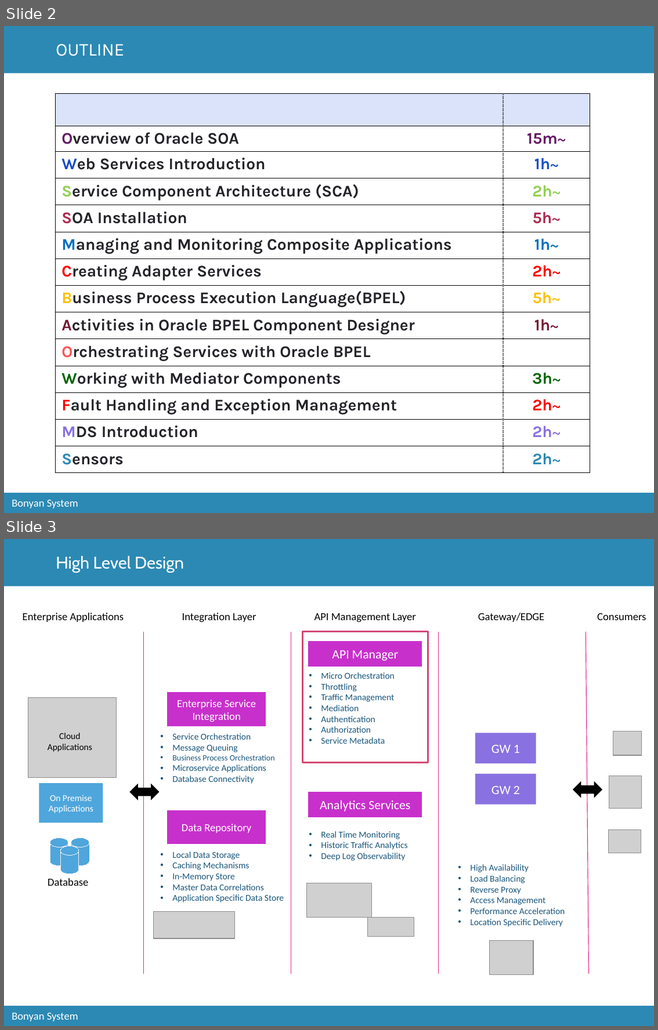
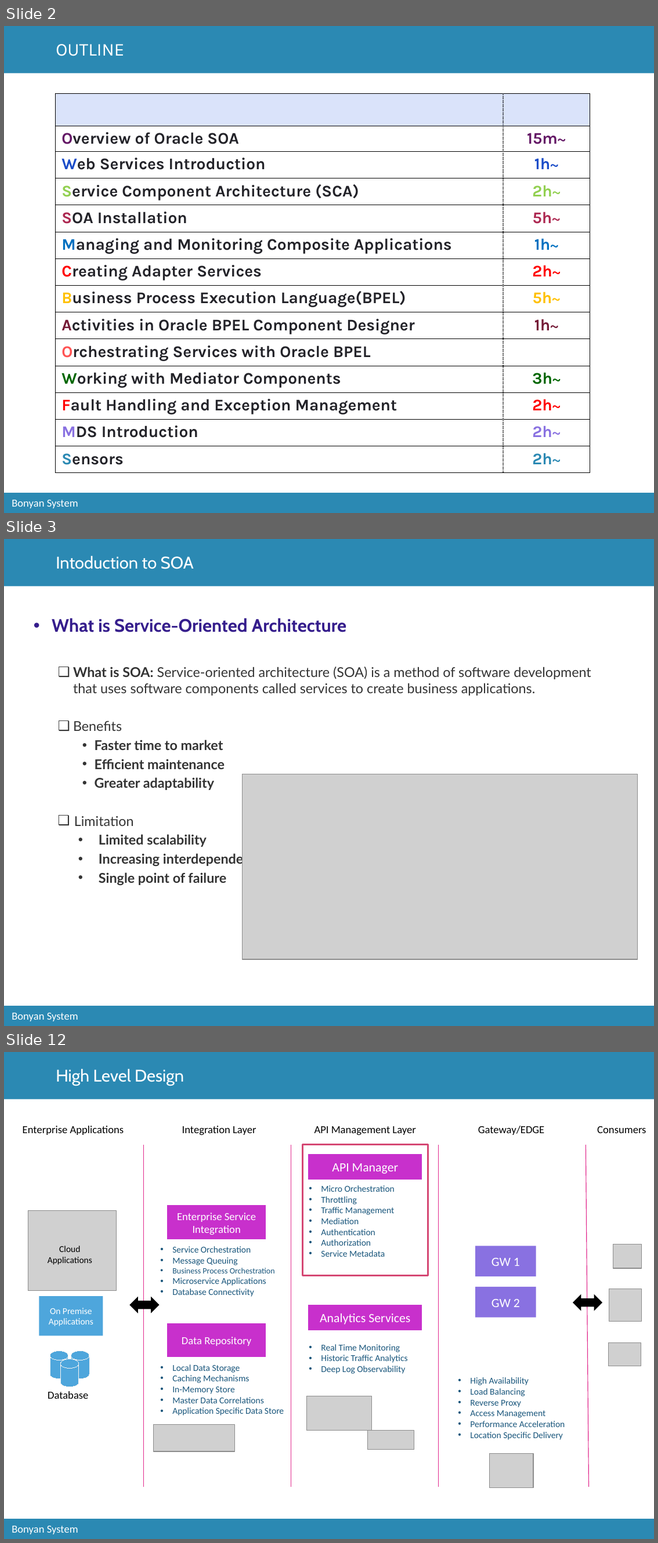
Before and after one commit to catcry/soaTraining, a slide deck: Presentation/soaTrainingPresentation.pptx. Shown one above the other, each under a label of ours: slides 2 and 3 before the commit, slides 2, 3 and 12 after it; the slides between them are not shown. The pictures are 658x1030 and 658x1543 pixels, drawn with LibreOffice and Linux fonts; fonts in the diff are those of the drawing; grey boxes stand for pictures; background and template pictures are left out. Boxes give left, top, right and bottom in pixels: in the first picture for what was removed or moved away, otherwise in the second. Text is boxed around its words. In the diff, an @@ line names an element or a change of style, - is before the commit and + after.

```diff
--- a/Presentation/soaTrainingPresentation.pptx
+++ b/Presentation/soaTrainingPresentation.pptx
@@ slide 3 added at box(4, 539, 654, 1026), background #FFFFFF; not listed: 3 template elements that a slide beside it also shows @@
@@ title added at box(56, 556, 194, 569), 18.8 pt, text #FFFFFF @@
+Intoduction to SOA
@@ text added at box(52, 618, 591, 886), 15 pt, text #333333, bold @@
+• What is Service-Oriented Architecture
+  ❑ What is SOA: Service-oriented architecture (SOA) is a method of software development that uses software components called services to create business applications.
+  ❑ Benefits
+    • Faster time to market
+    • Efficient maintenance
+    • Greater adaptability
+    ❑ Limitation
+      • Limited scalability
+      • Increasing interdependencies
+      • Single point of failure
@@ picture added at box(242, 774, 637, 959) @@
@@ what was slide 3 is now slide 12 @@
```
Also in this commit, not shown: 8 other slides added, 3 other files.
